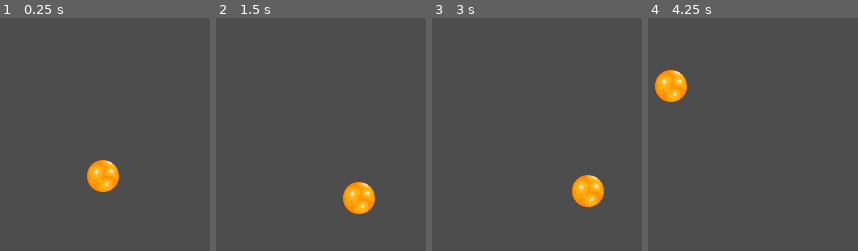
Above: before the commit, frames 1-4 (left to right).
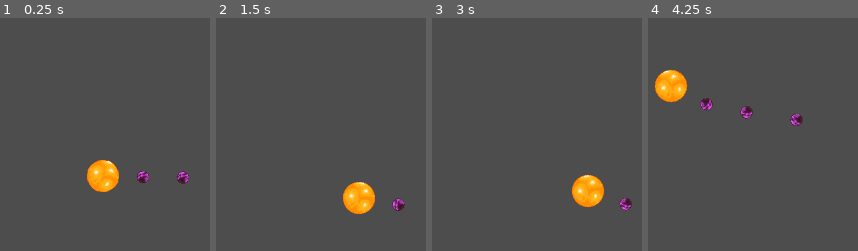
Above: after the commit, the same moments.

Repository: matthman2019/cac-space-game
Game: Godot game, scene res://entities/scenes/GAME.tscn
Same seed, same stepped clock (60 frames per second), same inputs: the game is played once before the commit and once after it.
Inputs (mouse positions are in pixels of both pictures, inside the frame that each line leads up to):
- Up to frame 1 (0.25 s): no input
- Up to frame 2 (1.5 s): tap Enter at 0.5 s; move the mouse to (outside the picture) at 0.52 s; click (outside the picture) at 0.67 s; tap Space at 1.25 s; drag from (outside the picture) to (outside the picture) at 1.27 s
- Up to frame 3 (3 s): tap Enter at 2 s; move the mouse to (outside the picture) at 2.02 s; click (outside the picture) at 2.17 s; tap Space at 2.75 s; drag from (outside the picture) to (outside the picture) at 2.77 s
- Up to frame 4 (4.25 s): move the mouse to (698, 92) at 3.52 s; click (698, 92) at 3.67 s

The runs differ from the first frame. In frame 1, 0.7% of the frame differs, in the area x 41-90%, y 60-75%; in frame 2, 0.6%; in frame 3, 0.9%; in frame 4, 1.4%, in the area x 2-74%, y 21-47%.
Error before the commit: Parse Error: Expected indented block after function declaration. (res://entities/scripts/solar_system.gd:17)

Commit message:
fixed rotation

Diff:
--- a/entities/scenes/planet.tscn
+++ b/entities/scenes/planet.tscn
@@ -1,7 +1,7 @@
 [gd_scene format=3 uid="uid://qyxxk2whubgx"]
 
 [ext_resource type="Script" uid="uid://4p5u1taskv23" path="res://entities/scripts/Planet.gd" id="1_l11gs"]
-[ext_resource type="Texture2D" uid="uid://bccavllw5dxs0" path="res://assets/planets/planet1.png.png" id="2_nktd4"]
+[ext_resource type="Texture2D" uid="uid://bccavllw5dxs0" path="res://assets/planets/planet1.png" id="2_nktd4"]
 
 [sub_resource type="CircleShape2D" id="CircleShape2D_nktd4"]
 radius = 14.035668
--- a/entities/scenes/solarSystem.tscn
+++ b/entities/scenes/solarSystem.tscn
@@ -1,7 +1,7 @@
 [gd_scene format=3 uid="uid://b76xufvnlyj5o"]
 
 [ext_resource type="Script" uid="uid://b7ljqf3r4smx3" path="res://entities/scripts/solar_system.gd" id="1_e8mfr"]
-[ext_resource type="Texture2D" uid="uid://4ed0p6j57kgj" path="res://assets/planets/sun1.png.png" id="2_e8mfr"]
+[ext_resource type="Texture2D" uid="uid://4ed0p6j57kgj" path="res://assets/planets/sun1.png" id="2_e8mfr"]
 
 [node name="solarSystem" type="Node2D" unique_id=942150147]
 script = ExtResource("1_e8mfr")
--- a/entities/scripts/Planet.gd
+++ b/entities/scripts/Planet.gd
@@ -10,6 +10,7 @@
 var orbit_size: float
 var angle: float = 0.0
 var orbitSpeed: float = 1.0
+var spinSpeed: float = 0.0
 
 var click: bool=false
 
@@ -19,10 +20,12 @@
 	orbitSpeed = (1.0 / sqrt(orbit_size / 100.0))/10
 	var direction = [-1, 1].pick_random()
 	orbitSpeed *= direction
+	spinSpeed = randf_range(0.3, 1.0) * ([-1, 1].pick_random())
 
 func _process(delta: float) -> void:
 	angle += orbitSpeed * delta
 	position = star_pos + Vector2(cos(angle) * orbit_size, sin(angle) * orbit_size)
+	rotation += spinSpeed * delta
 
 func _on_static_body_2d_input_event(viewport: Node, event: InputEvent, shape_idx: int) -> void:
 	#print("static 2d imput")
--- a/entities/scripts/solar_system.gd
+++ b/entities/scripts/solar_system.gd
@@ -2,7 +2,7 @@
 
 var planet_scene = preload("res://entities/scenes/planet.tscn")
 
-#@onready var sprite = $Sprite
+@onready var sprite = $Star/Sprite2D
 
 var starMass: float
 var starLife: float
@@ -12,10 +12,10 @@
 	add_planet(80.0)
 	add_planet(160.0)
 	add_planet(260.0)
-	rotation_speed = -100
+	rotation_speed = randf_range(0.05, 0.2) * ([-1, 1].pick_random())
 
 func _process(delta: float) -> void:
-	#sprite.rotation = rotation_speed*delta
+	sprite.rotation += rotation_speed * delta
 
 func add_planet(orbit: float) -> void:
 	var planet = planet_scene.instantiate()
Renamed: assets/planets/planet1.png.png -> assets/planets/planet1.png
Not shown, changed: assets/planets/planet1.png.import
Renamed: assets/planets/sun1.png.png -> assets/planets/sun1.png
Not shown, changed: assets/planets/sun1.png.import
